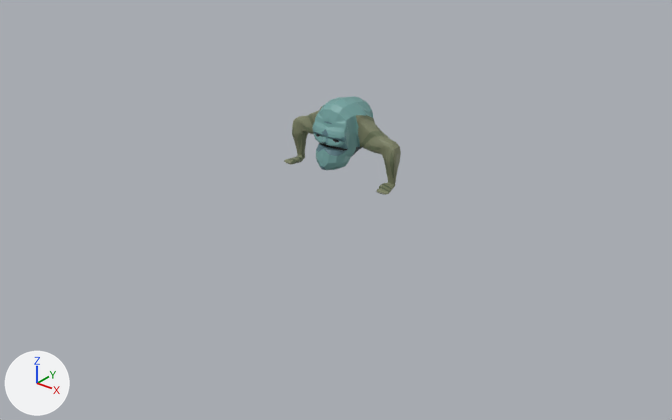
A saved change to the Blender file tests/geodude/geodude.blend.
Both versions are drawn from a 50 mm camera at (59.4, -76.1, 41.8) aimed at (1.4, -3.6, -3.1). Arrows for +X, +Y and +Z are at lower left; the lights stay in place.

In view in the first picture: 'Head'.
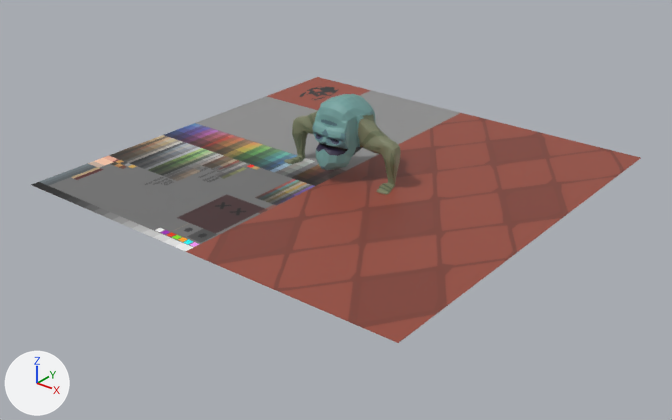
Where the change shows, as pixel boxes [x1, y1, x2, y2] in the pictures (672 x 420 px):
'Plane', shown: after [31, 77, 641, 343]

Patch to the scene script:
```diff
--- a/tests/geodude/geodude.blend.py
+++ b/tests/geodude/geodude.blend.py
@@ ob_plane @@
 ob_plane.scale = (24.5, 24.5, 24.5)
-ob_plane.hide_set(True)
```
